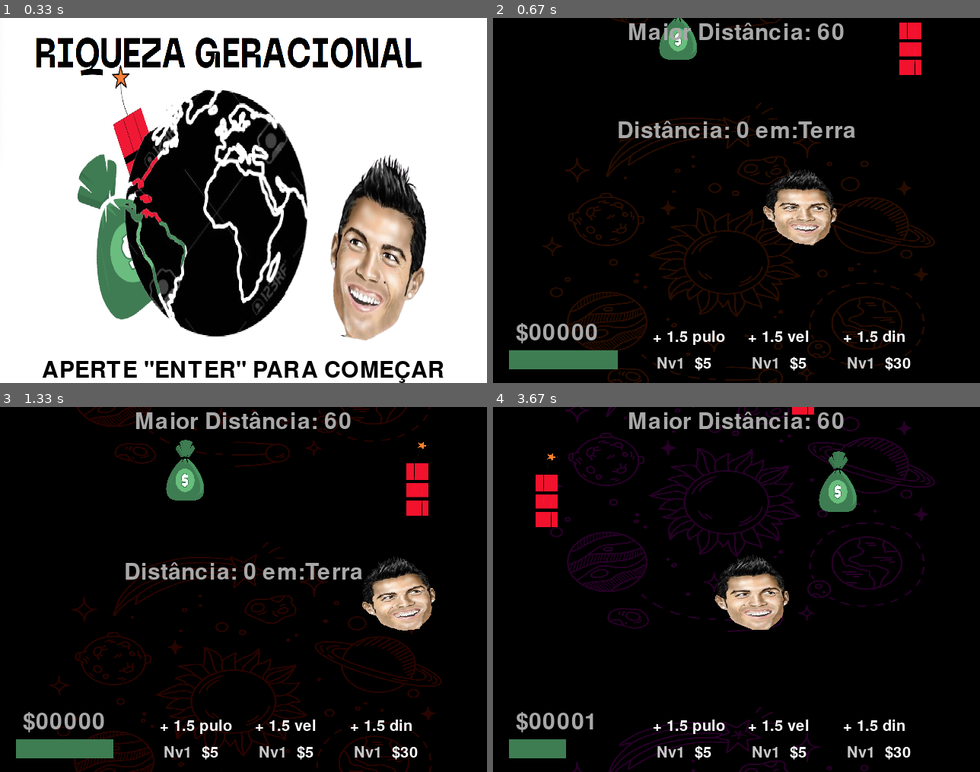
Above: before the commit, frames 1-4 (two rows, left to right).
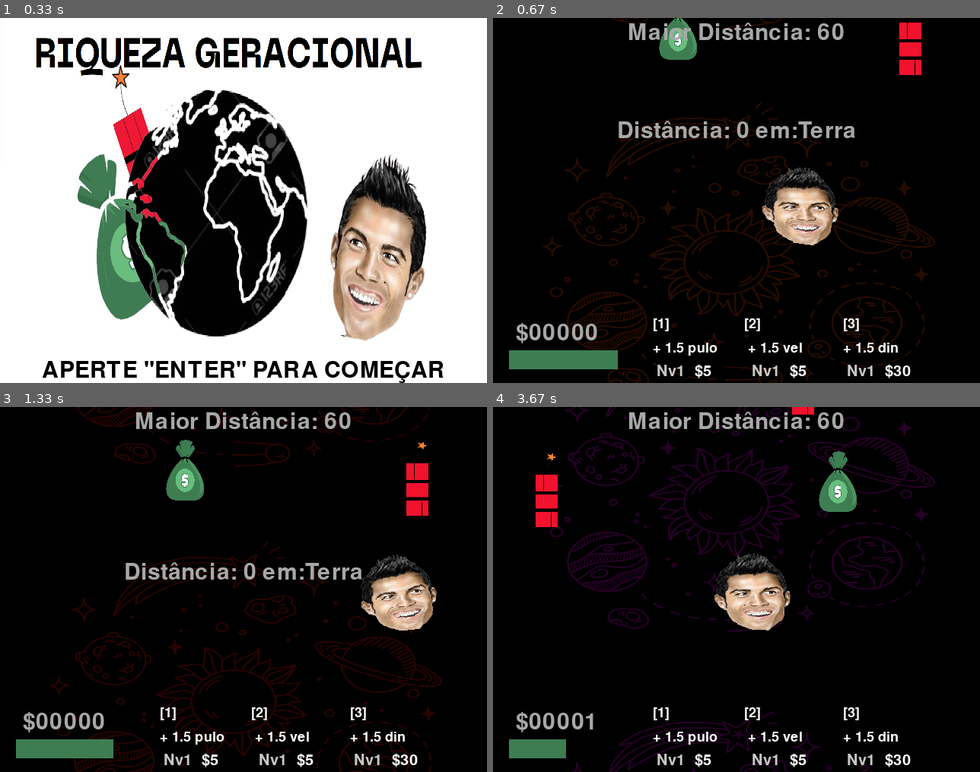
Above: after the commit, the same moments.

Repository: insper-classroom/projeto-pygame-jogo-thais-e-gustavo-valente
Game: pygame game, started from assets/src/jogo.py
The game is run twice, just before and just after one commit, with the same random seed, the same clock (stepped at 60 frames per second) and the same inputs.
Inputs (mouse positions are in pixels of both pictures, inside the frame that each line leads up to):
- Up to frame 1 (0.33 s): no input
- Up to frame 2 (0.67 s): tap Enter at 0.33 s
- Up to frame 3 (1.33 s): click (292, 669) at 0.72 s; click (301, 622) at 1.05 s
- Up to frame 4 (3.67 s): click (619, 516) at 1.38 s; tap Q at 1.67, 3.33 s; click (668, 512) at 2.05 s; click (906, 684) at 2.38 s; click (580, 626) at 2.72 s; click (595, 520) at 3.05 s

Frame 1 is identical in both runs. In frame 2, 2.6% of the frame differs, in the area x 32-86%, y 40-99%; in frame 3, 2.6%; in frame 4, 2.7%.

Commit message:
Ajeitei uns delay dnv

Diff:
--- a/assets/src/jogo.py
+++ b/assets/src/jogo.py
@@ -16,7 +16,7 @@
     pygame.display.set_caption('Riqueza Geracional')
     font = pygame.font.Font(pygame.font.get_default_font(), 100)
     fonteprincipal = pygame.font.Font(pygame.font.get_default_font(), 30)
-    fontepequena = pygame.font.Font(pygame.font.get_default_font(), 20)
+    fontepequena = pygame.font.Font(pygame.font.get_default_font(), 18)
     formatentenovamente = pygame.image.load('assets/img/botaoforma.png')
     trilhasonora = pygame.mixer.music.load('assets/snd/Puzzle Piece - Lorne Balfe copy.mp3')
     pygame.mixer.music.play()
@@ -32,6 +32,7 @@
     dinheiros = []
     bombas = []
     botoes = []
+    multiplicadordinheiro = 1
 
     for i in range(3):
         botoes.append(Botao())
@@ -41,8 +42,11 @@
     botoes[2].preco = 30
 
     botaopulo =  fontepequena.render('+ 1.5 pulo', True, (255, 255, 255))
+    indicador1 = fontepequena.render('[1]', True, (255, 255, 255))
     botaovel = fontepequena.render('+ 1.5 vel', True, (255, 255, 255))
+    indicador2 = fontepequena.render('[2]', True, (255, 255, 255))
     botaodin = fontepequena.render('+ 1.5 din', True, (255, 255, 255))
+    indicador3 = fontepequena.render('[3]', True, (255, 255, 255))
 
     imagens_botoes = [
         botaopulo,
@@ -50,11 +54,11 @@
         botaodin
     ]
 
-    for i in range(12):
+    for i in range(11):
         dinheiros.append(Dinheiro())
 
 
-    for i in range(6):
+    for i in range(5):
         bombas.append(Bomba())
 
     for dinheiro in dinheiros:
@@ -70,7 +74,6 @@
     altura = 0
     vida = 100
     alturapulo = 3
-    multiplicador = 5
     morto = False
     inverte = False
 
@@ -183,7 +186,7 @@
                         botao.nivel += 1
                         contadordinheiro -= botao.preco
                         botao.preco = round(botao.preco*2.5)
-                        multiplicadordinheiro *= 1.5
+                        multiplicadordinheiro += 0.5
 
         cor = colorsys.hsv_to_rgb(((jogador.posicao.y/2) % 100) / 100,0.2,0.5)
         objetos_astronomicos = {
@@ -210,12 +213,16 @@
 
         i = 0
         for botao in botoes:
-            window.blit(imagens_botoes[i], (210 + (botoes.index(botao)*125), 410))
+            window.blit(imagens_botoes[i], (210 + (botoes.index(botao)*125), 425))
             nivelbotao = fonte_menor.render('Nv' + str(botao.nivel), True, (200, 200, 200))
-            window.blit(nivelbotao, (215 + (botoes.index(botao)*125), 445))
+            window.blit(nivelbotao, (215 + (botoes.index(botao)*125), 455))
             mostrapreco = fonte_menor.render('$' + str(botao.preco), True, (255, 255, 255))
-            window.blit(mostrapreco, (265 + (botoes.index(botao)*125), 445))
+            window.blit(mostrapreco, (265 + (botoes.index(botao)*125), 455))
             i += 1
+
+        window.blit(indicador1, (210, 393))
+        window.blit(indicador2, (330 , 393))
+        window.blit(indicador3, (460, 393))
 
         maiorrecorde = fonte_pequena.render('Maior Distância: ' + str(maior), True, (168, 168, 168))
         window.blit(maiorrecorde, (window.get_width() / 2 - maiorrecorde.get_width() / 2 , 5))
@@ -233,13 +240,10 @@
             deltat *= 60
             last_updated = time.time()
 
-            mx, my = pygame.mouse.get_pos()
-            clicou = False
+
             teclas = pygame.key.get_pressed()
 
             for event in pygame.event.get():
-                if event.type == pygame.KEYDOWN and event.key == pygame.K_RETURN:
-                    clicou = True
 
                 if event.type == pygame.QUIT:
                     pygame.quit()
@@ -263,21 +267,21 @@
         if inverte and jogador.velocidade.x > 0:
             jogador.velocidade.x = -abs(jogador.velocidade.x)
             jogador.flipatual = jogador.flipesquerda
-            rotacao = 4.2
+            rotacao = 5
         elif inverte and jogador.velocidade.x < 0:
             jogador.velocidade.x = abs(jogador.velocidade.x)
             jogador.flipatual = jogador.flipdireita
-            rotacao = -4.2
+            rotacao = -5
 
         if jogador.posicao.x + jogador.flipatual.get_size()[0] > 640:
             jogador.velocidade.x = -abs(jogador.velocidade.x)
             jogador.flipatual = jogador.flipesquerda
-            rotacao = 4.2
+            rotacao = 5
 
         if jogador.posicao.x < 0:
             jogador.velocidade.x = abs(jogador.velocidade.x)
             jogador.flipatual = jogador.flipdireita
-            rotacao = -4.2
+            rotacao = -5
 
         if pulando and not morto:
             jogador.velocidade.y = -alturapulo
@@ -297,9 +301,8 @@
             if not morto:
                 if (checacolisoes(jogador.posicao.x, jogador.posicao.y, jogador.flipatual.get_width(), jogador.flipatual.get_height(), dinheiro.posicao.x, dinheiro.posicao.y, jogador.flipatual.get_width(), jogador.flipatual.get_height())):
                     morto = False
-                    multiplicadordinheiro = 1
                     pygame.mixer.Sound.play(assets['dinheirosom'])
-                    contadordinheiro += 1*1
+                    contadordinheiro += multiplicadordinheiro*1
                     vida +=20
                     if vida > 100:
                         vida = 100
@@ -333,7 +336,6 @@
             contadordinheiro = 0
             altura = 0
             alturapulo = 2.5
-            multiplicadordinheiro = 3
             jogador.velocidade.xy = 2.5, 0
             jogador.posicao.xy = 300, 100
             jogador.flipatual = jogador.flipdireita
Binary file changed: assets/img/cr3-removebg-preview.png
